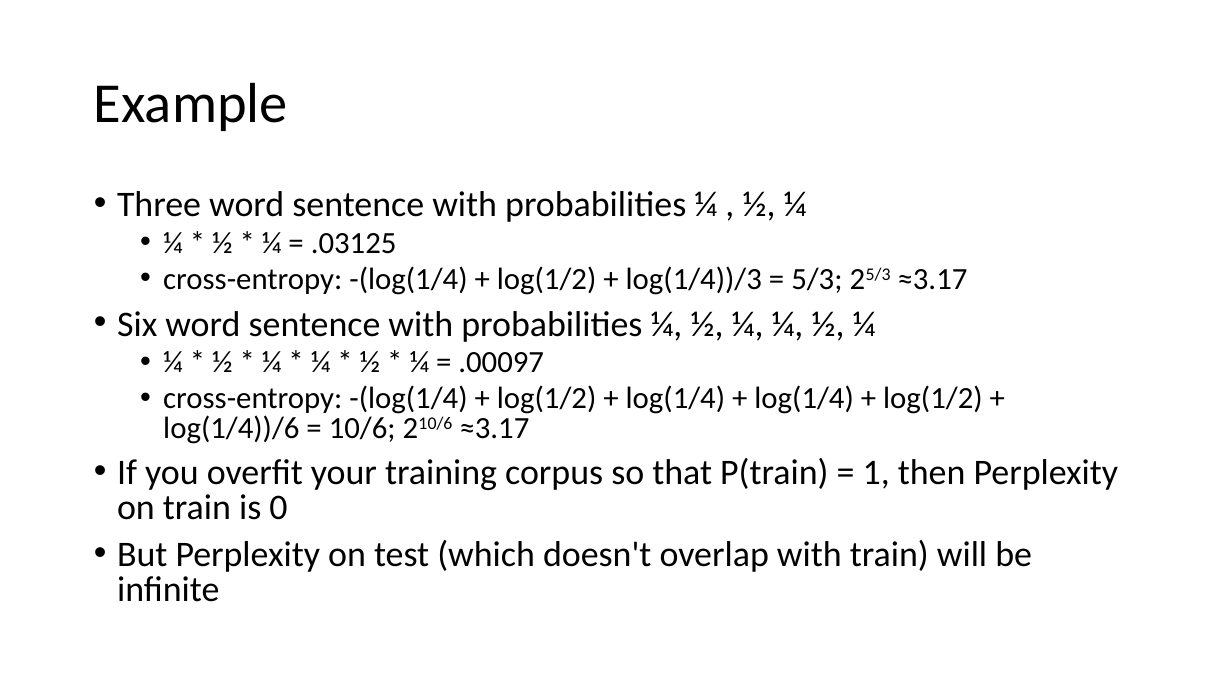
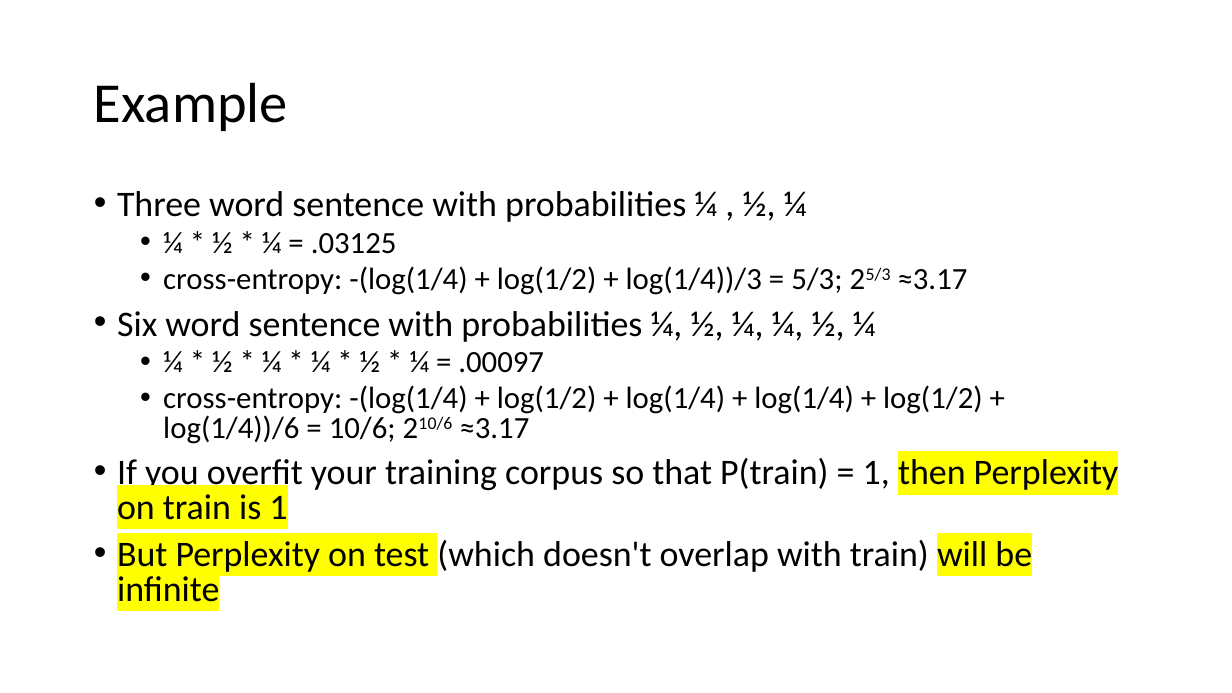
Before and after one commit to balhafni/csci_544_fa_18_slides, a slide deck: slide 28 of lm_0921.pptx. Drawn at 1232x693 pixels with LibreOffice and Linux fonts; fonts in the diff are those of the drawing. Boxes give left, top, right and bottom in pixels: in the first picture for what was removed or moved away, otherwise in the second. Text is boxed around its words. In the diff, an @@ line names an element or a change of style, - is before the commit and + after.

```diff
--- a/lm_0921.pptx
+++ b/lm_0921.pptx
@@ text at (117,455,1119,520): text changed @@
-• If you overfit your training corpus so that P(train) = 1, then Perplexity on train is 0
+• If you overfit your training corpus so that P(train) = 1, then Perplexity on train is 1
@@ text at (117,540,1032,602): highlight none to #FFFF00 in "But Perplexity on test will be infinite" @@
```
Also in this commit, not shown: 11 other slides changed.
